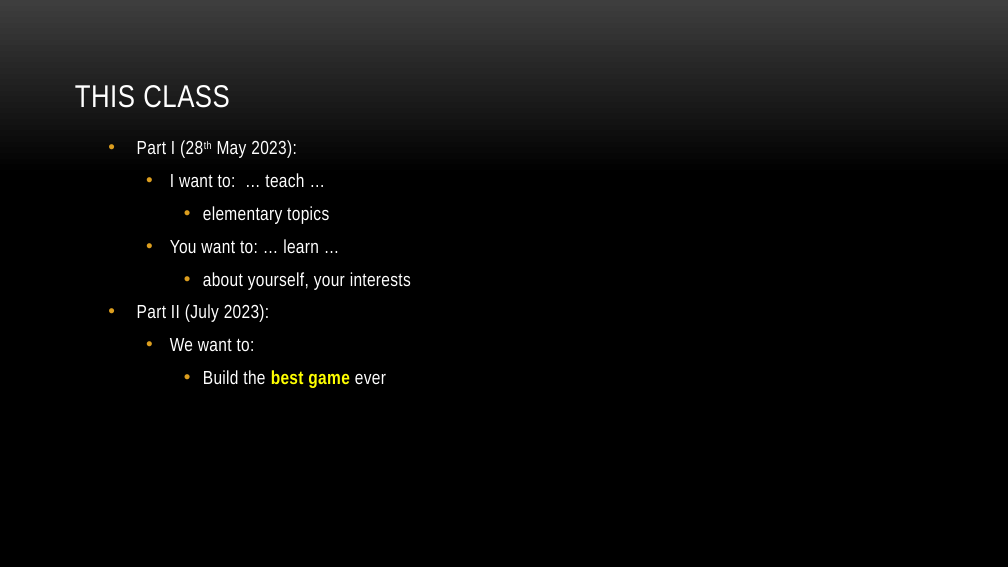
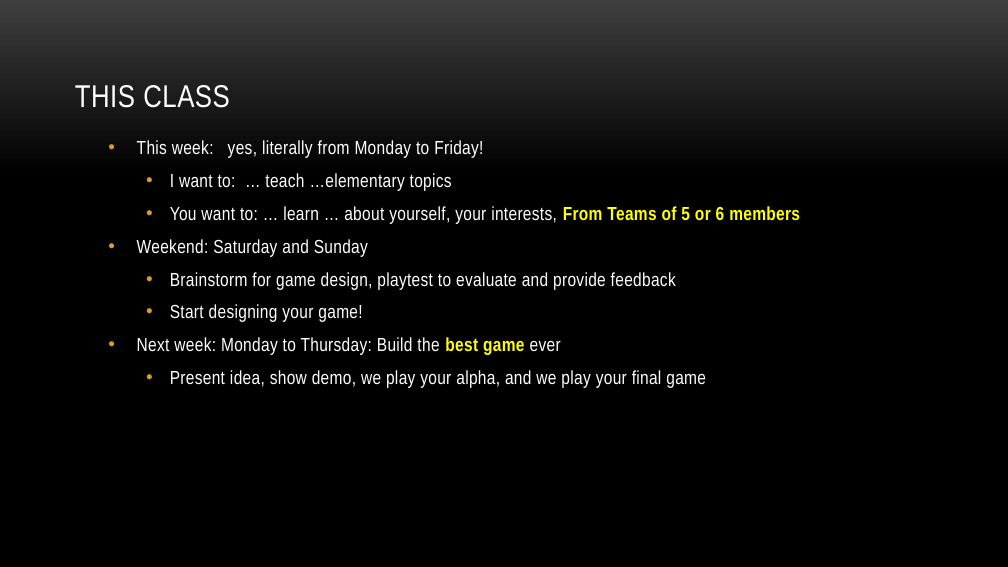
Before and after one commit to myuwbclasses/IntroGameDev-XJTU, a slide deck: slide 10 of PPT/Intro.pptx (slide 13 before the commit). Drawn at 1008x567 pixels with LibreOffice and Linux fonts; fonts in the diff are those of the drawing; background and template pictures are left out. Boxes give left, top, right and bottom in pixels: in the first picture for what was removed or moved away, otherwise in the second. Text is boxed around its words. In the diff, an @@ line names an element or a change of style, - is before the commit and + after.

Commit message:
PPT update

```diff
--- a/PPT/Intro.pptx
+++ b/PPT/Intro.pptx
@@ text at [137,140,800,388]: text changed @@
-• Part I (28th May 2023):
-  • I want to: … teach …
-    • elementary topics
-  • You want to: … learn …
-    • about yourself, your interests
-• Part II (July 2023):
-  • We want to:
-    • Build the best game ever
+• This week: yes, literally from Monday to Friday!
+  • I want to: … teach …elementary topics
+  • You want to: … learn … about yourself, your interests, From Teams of 5 or 6 members
+• Weekend: Saturday and Sunday
+  • Brainstorm for game design, playtest to evaluate and provide feedback
+  • Start designing your game!
+• Next week: Monday to Thursday: Build the best game ever
+  • Present idea, show demo, we play your alpha, and we play your final game
```
Also in this commit, not shown: 6 other slides changed, 1 slide added, 3 slides removed, 3 other files.
